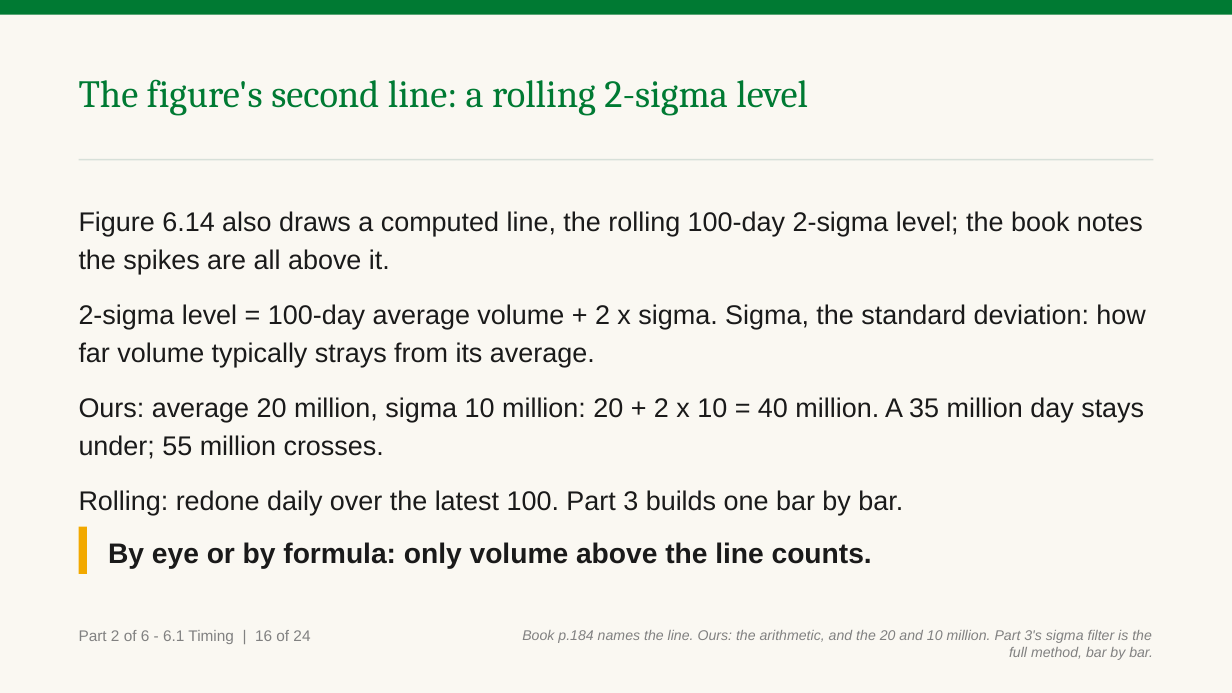
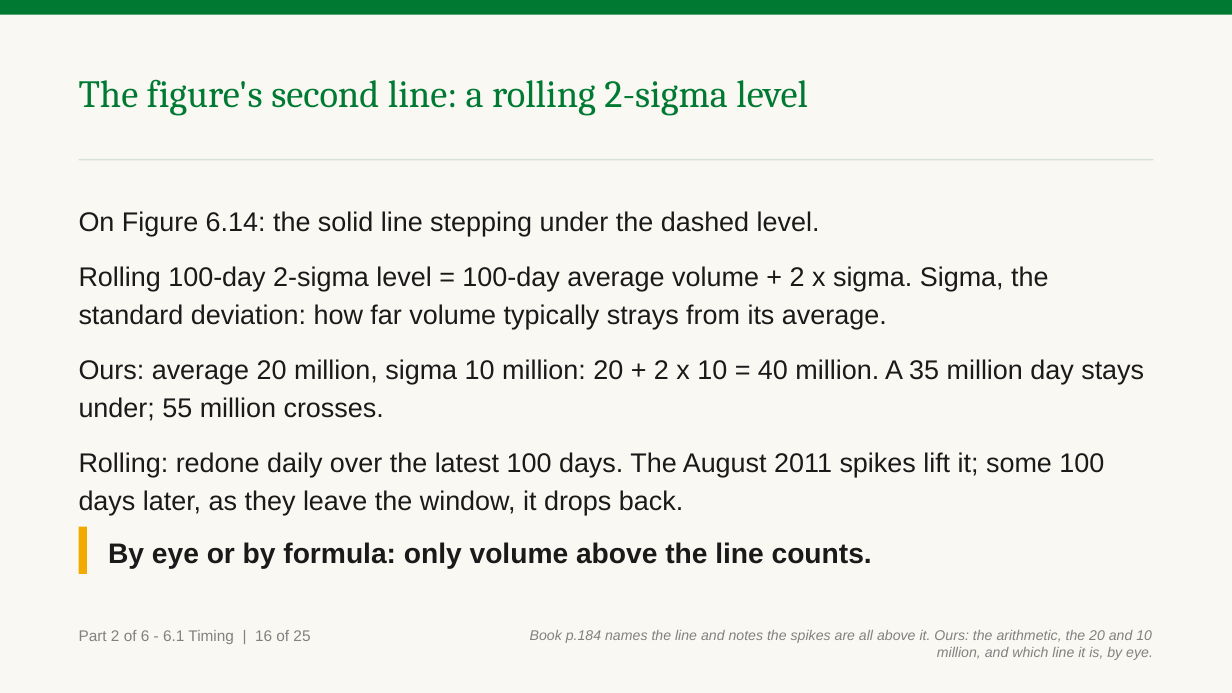
Before and after one commit to benjiesotelo-sudo/Telos_FIN1209, a slide deck: slide 52 of chapter-06/FIN1209-Chapter-06.pptx. Drawn at 1232x693 pixels with LibreOffice and Linux fonts; fonts in the diff are those of the drawing. Boxes give left, top, right and bottom in pixels: in the first picture for what was removed or moved away, otherwise in the second. Text is boxed around its words. In the diff, an @@ line names an element or a change of style, - is before the commit and + after.

Commit message:
Chapter 6 Part 2: fix the fresh reader's ten findings
- Figure 6.15's two volatility lines are read apart: noise below about
  15, and the historical volatility level near 40, which only the
  spikes at 1 and 2 reach.
- The undervalued slide says where its buy signals come from: another
  method, which the VWMA only filters.
- Chart J's level is set by an earlier low that volume falls back to
  test, and the slide and its follow-on say what to do.
- The 2-sigma slide points to its line on Figure 6.14 and says why the
  line steps up and back down.
- Chart K's line is the low set at 1.
- VWAP is spelt out, the quiet-pair case is worked in numbers, and the
  caution slide says what to do.
- A follow-on, "Reading a low volume turn", says what a low volume top
  or bottom means and what to do.

Part 2 is 31 slides; the teaching deck has 146 and the student edition
108. No check, answer or title changed.

```diff
--- a/chapter-06/FIN1209-Chapter-06.pptx
+++ b/chapter-06/FIN1209-Chapter-06.pptx
@@ text at (79, 211, 1048, 329): text changed @@
-Figure 6.14 also draws a computed line, the rolling 100-day 2-sigma level; the book notes the spikes are all above it.
-2-sigma level = 100-day average volume + 2 x sigma. Sigma, the standard deviation: how far volume typically strays from its average.
+On Figure 6.14: the solid line stepping under the dashed level.
+Rolling 100-day 2-sigma level = 100-day average volume + 2 x sigma. Sigma, the standard deviation: how far volume typically strays from its average.
@@ text at (79, 452, 1104, 515): text changed @@
-Rolling: redone daily over the latest 100. Part 3 builds one bar by bar.
+Rolling: redone daily over the latest 100 days. The August 2011 spikes lift it; some 100 days later, as they leave the window, it drops back.
@@ text at (79, 630, 310, 644): text changed @@
-Part 2 of 6 - 6.1 Timing | 16 of 24
+Part 2 of 6 - 6.1 Timing | 16 of 25
@@ text at (530, 630, 1153, 660): text changed @@
-Book p.184 names the line. Ours: the arithmetic, and the 20 and 10 million. Part 3's sigma filter is the full method, bar by bar.
+Book p.184 names the line and notes the spikes are all above it. Ours: the arithmetic, the 20 and 10 million, and which line it is, by eye.
```
Also in this commit, not shown: 23 other slides changed, 1 slide added, 3 other files.
